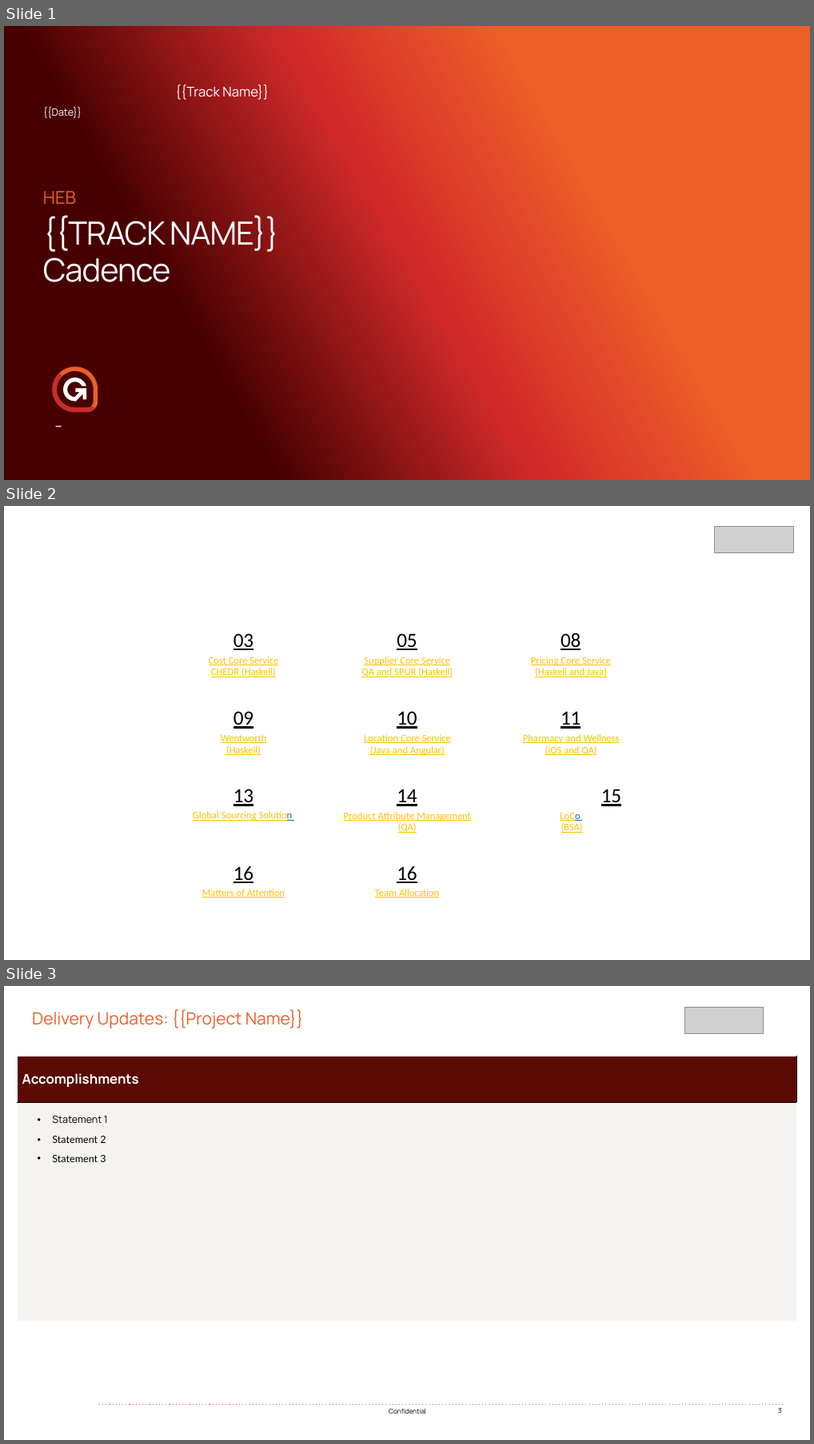
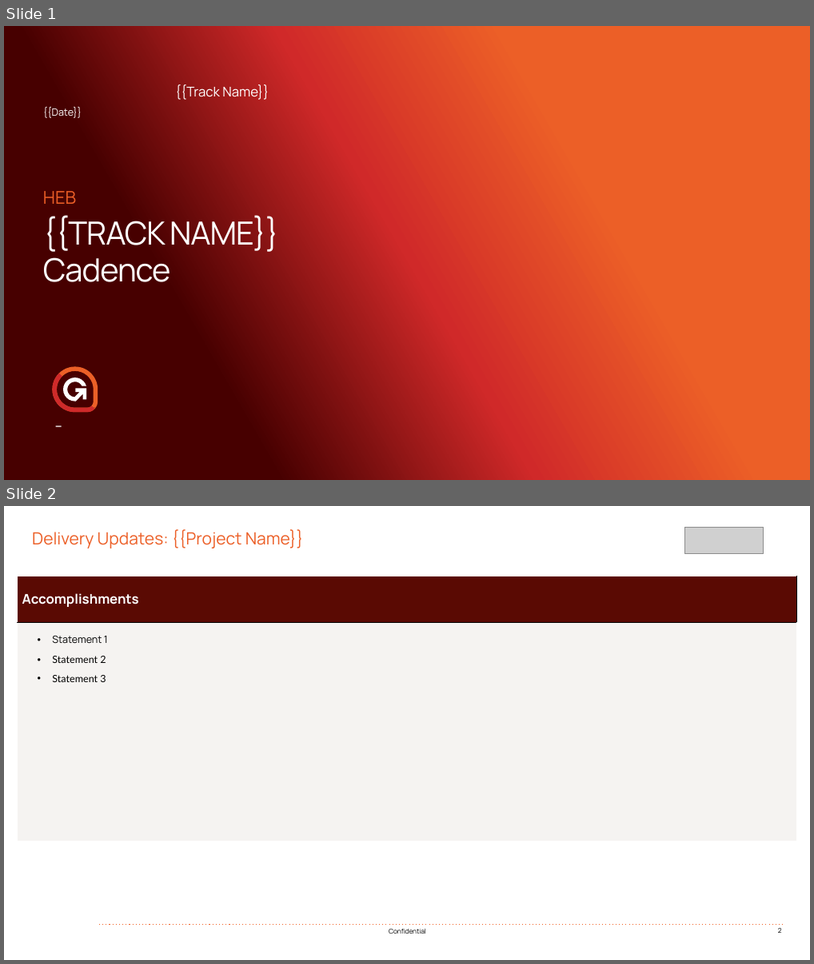
Before and after one commit to navneeth-official/DSR-WSR-Automation-Phase-1, a slide deck: templates/monthly/G10X_H-E-B_Pricing cadence Meeting Template.pptx. Shown one above the other, each under a label of ours: slides 1, 2 and 3 before the commit, slides 1 and 2 after it. The pictures are 814x1444 and 814x964 pixels, drawn with LibreOffice and Linux fonts; fonts in the diff are those of the drawing; grey boxes stand for pictures; background and template pictures are left out; a plain dark background stands for a picture behind light text. Boxes give left, top, right and bottom in pixels: in the first picture for what was removed or moved away, otherwise in the second. Text is boxed around its words. In the diff, an @@ line names an element or a change of style, - is before the commit and + after.

```diff
--- a/templates/monthly/G10X_H-E-B_Pricing cadence Meeting Template.pptx
+++ b/templates/monthly/G10X_H-E-B_Pricing cadence Meeting Template.pptx
@@ slide 2 removed at (4,506,810,960), background #FFFFFF @@
@@ picture removed at (715,526,794,552) @@
@@ freeform shape removed at (162,627,654,914) @@
@@ table removed at (190,634,622,900), 4 rows, 3 columns @@
-03 / Cost Core Service CHEDR (Haskell) | 05 / Supplier Core Service QA and SPUR (Haskell) | 08 / Pricing Core Service (Haskell and Java)
-09 / Wentworth (Haskell) | 10 / Location Core Service (Java and Angular) | 11 / Pharmacy and Wellness (iOS and QA)
-13 / Global Sourcing Solution | 14 / Product Attribute Management (QA) | 15 / LoCo (BSA)
-16 / Matters of Attention | 16 / Team Allocation | 
@@ what was slide 3 is now slide 2 @@
```
Also in this commit, not shown: 1 slide changed, 39 other files.
